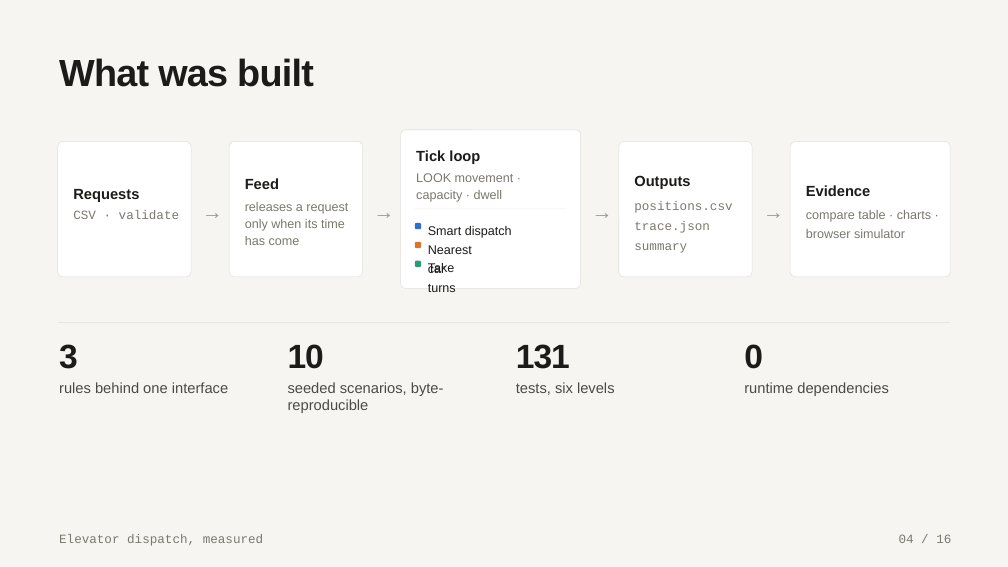
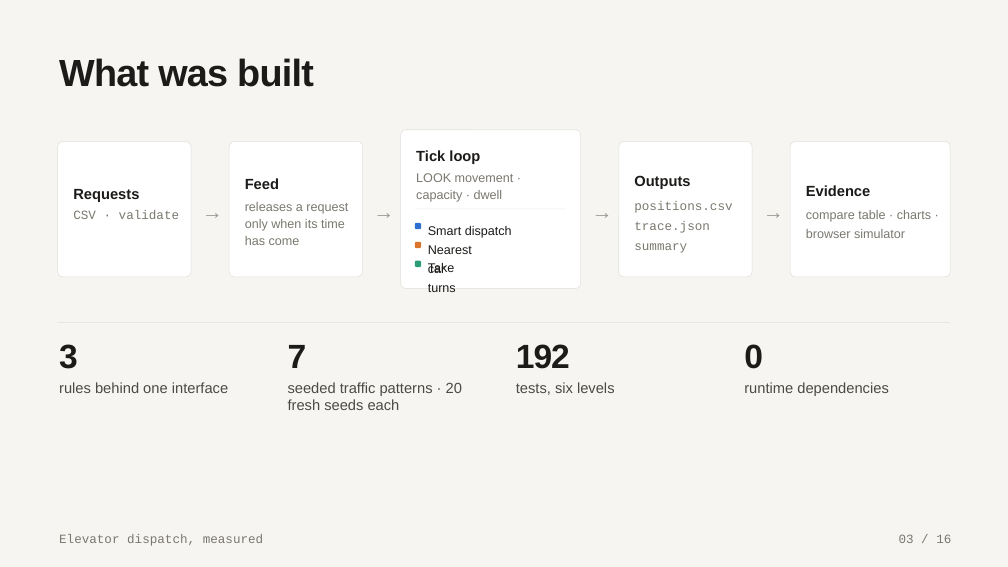
Before and after one commit to samuelgregorovic/elevator-dispatch-sim, a slide deck: slide 3 of docs/presentation/elevator-dispatch.pptx (slide 4 before the commit). Drawn at 1008x567 pixels with LibreOffice and Linux fonts; fonts in the diff are those of the drawing. Boxes give left, top, right and bottom in pixels: in the first picture for what was removed or moved away, otherwise in the second. Text is boxed around its words. In the diff, an @@ line names an element or a change of style, - is before the commit and + after.

```diff
--- a/docs/presentation/elevator-dispatch.pptx
+++ b/docs/presentation/elevator-dispatch.pptx
@@ text at [288, 345, 307, 368]: text changed @@
-10
+7
@@ text at [516, 344, 570, 369]: text changed @@
-131
+192
@@ text at [288, 382, 462, 410]: text changed @@
-seeded scenarios, byte-reproducible
+seeded traffic patterns · 20 fresh seeds each
@@ text at [899, 534, 951, 543]: text changed @@
-04 / 16
+03 / 16
```
Also in this commit, not shown: 9 other slides changed, 1 slide added, 1 slide removed, 22 other files.
